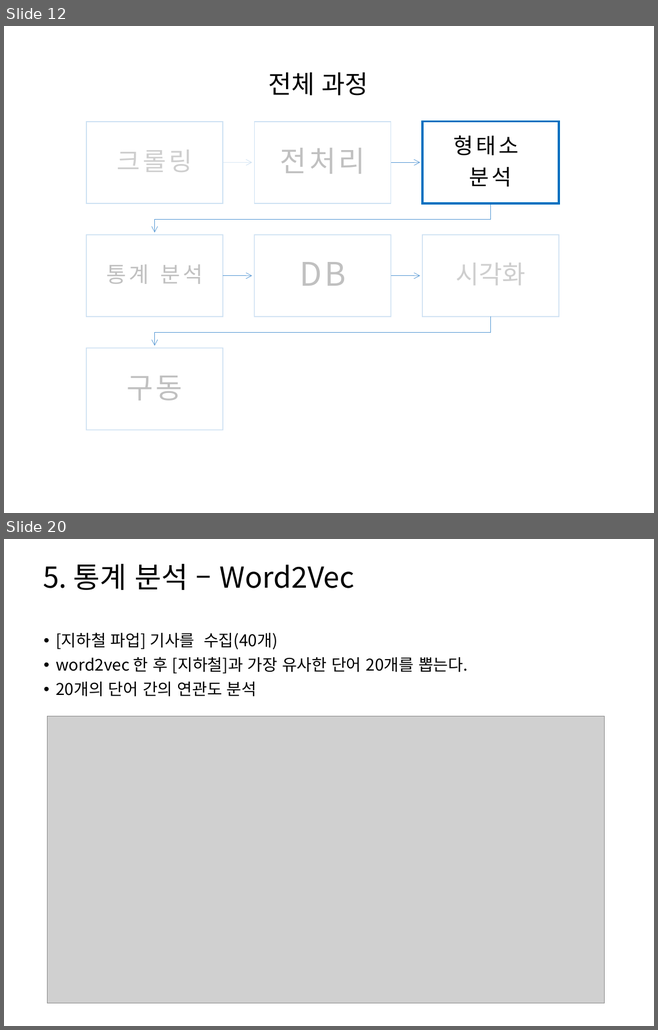
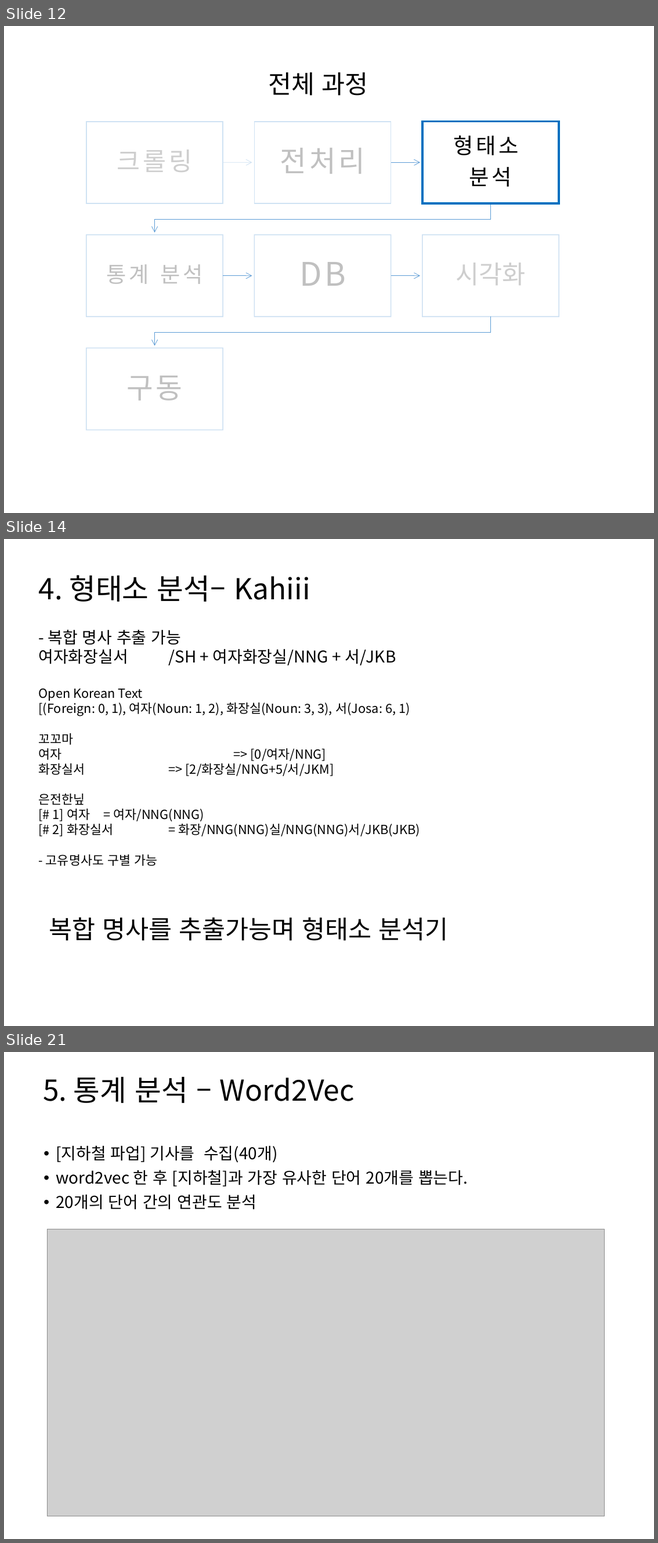
Before and after one commit to HaYongdae/issuewhatshow, a slide deck: doc/최종 PPT.pptx. Shown one above the other, each under a label of ours: slides 12 and 20 before the commit, slides 12, 14 and 21 after it; the slides between them are not shown. The pictures are 658x1030 and 658x1543 pixels, drawn with LibreOffice and Linux fonts; fonts in the diff are those of the drawing; grey boxes stand for pictures. Boxes give left, top, right and bottom in pixels: in the first picture for what was removed or moved away, otherwise in the second. Text is boxed around its words. In the diff, an @@ line names an element or a change of style, - is before the commit and + after.

```diff
--- a/doc/최종 PPT.pptx
+++ b/doc/최종 PPT.pptx
@@ slide 14 added at bbox=[4, 539, 654, 1026], background #FFFFFF @@
@@ title added at bbox=[39, 575, 310, 602], 32 pt, text #000000 @@
+4. 형태소 분석– Kahiii
@@ text added at bbox=[38, 629, 420, 866], 14 pt, text #000000 @@
+- 복합 명사 추출 가능
+여자화장실서 /SH + 여자화장실/NNG + 서/JKB
+Open Korean Text
+[(Foreign: 0, 1), 여자(Noun: 1, 2), 화장실(Noun: 3, 3), 서(Josa: 6, 1)
+꼬꼬마
+여자 => [0/여자/NNG]
+화장실서 => [2/화장실/NNG+5/서/JKM]
+은전한닢
+[# 1] 여자 = 여자/NNG(NNG)
+[# 2] 화장실서 = 화장/NNG(NNG)실/NNG(NNG)서/JKB(JKB)
+- 고유명사도 구별 가능
@@ text added at bbox=[49, 917, 448, 941], 28 pt, text #000000 @@
+복합 명사를 추출가능며 형태소 분석기
@@ what was slide 20 is now slide 21 @@
```
Also in this commit, not shown: 12 slides changed, 1 other slide added, 2 slides removed.
